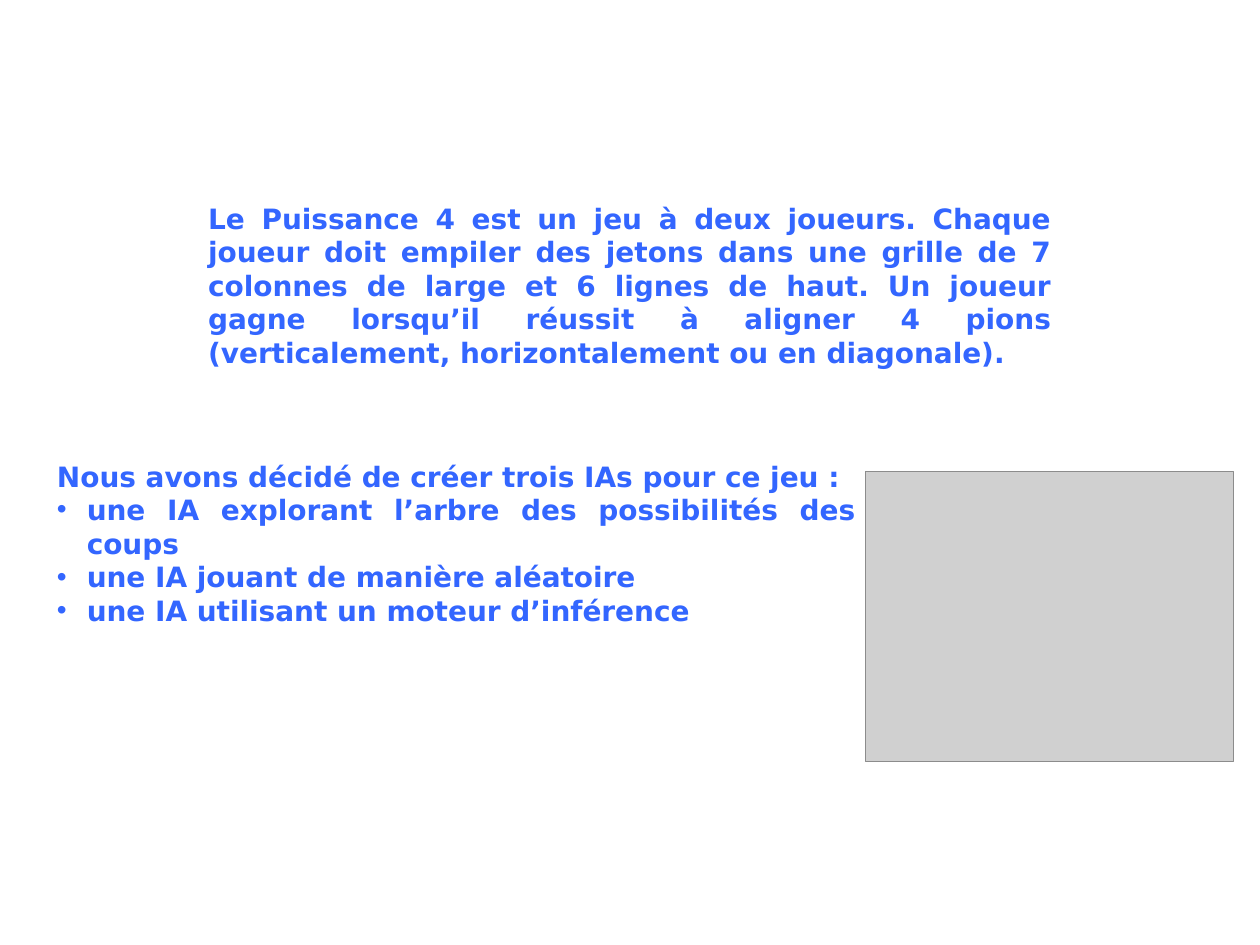
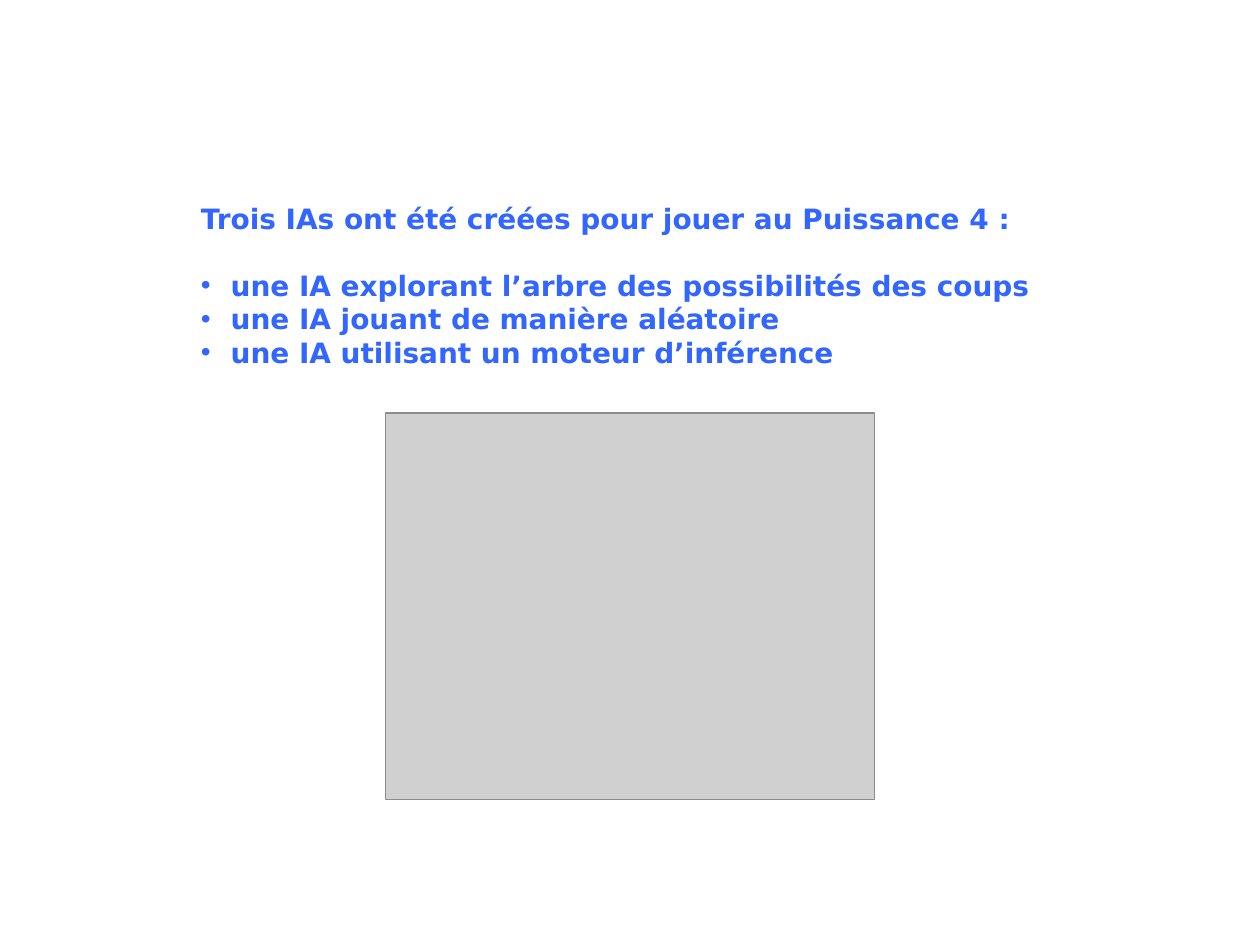
Before and after one commit to INSA-4IF-H4404-2013-2014/Connect-Four, a slide deck: slide 2 of presentation.ppt. Drawn at 1260x945 pixels with LibreOffice and Linux fonts; fonts in the diff are those of the drawing; grey boxes stand for pictures; background and template pictures are left out. Boxes give left, top, right and bottom in pixels: in the first picture for what was removed or moved away, otherwise in the second. Text is boxed around its words. In the diff, an @@ line names an element or a change of style, - is before the commit and + after.

```diff
--- a/presentation.ppt
+++ b/presentation.ppt
@@ text at box(201, 206, 1029, 364): text changed @@
-Le Puissance 4 est un jeu à deux joueurs. Chaque joueur doit empiler des jetons dans une grille de 7 colonnes de large et 6 lignes de haut. Un joueur gagne lorsqu’il réussit à aligner 4 pions (verticalement, horizontalement ou en diagonale).
+Trois IAs ont été créées pour jouer au Puissance 4 :
+• une IA explorant l’arbre des possibilités des coups
+• une IA jouant de manière aléatoire
+• une IA utilisant un moteur d’inférence
@@ picture: place and size @@
-picture at box(866, 471, 1234, 762)
+picture at box(386, 413, 874, 800)
@@ text removed at box(57, 464, 856, 622) @@
-Nous avons décidé de créer trois IAs pour ce jeu :
-• une IA explorant l’arbre des possibilités des coups
-• une IA jouant de manière aléatoire
-• une IA utilisant un moteur d’inférence
```
Also in this commit, not shown: 3 slides added, 4 slides removed.
